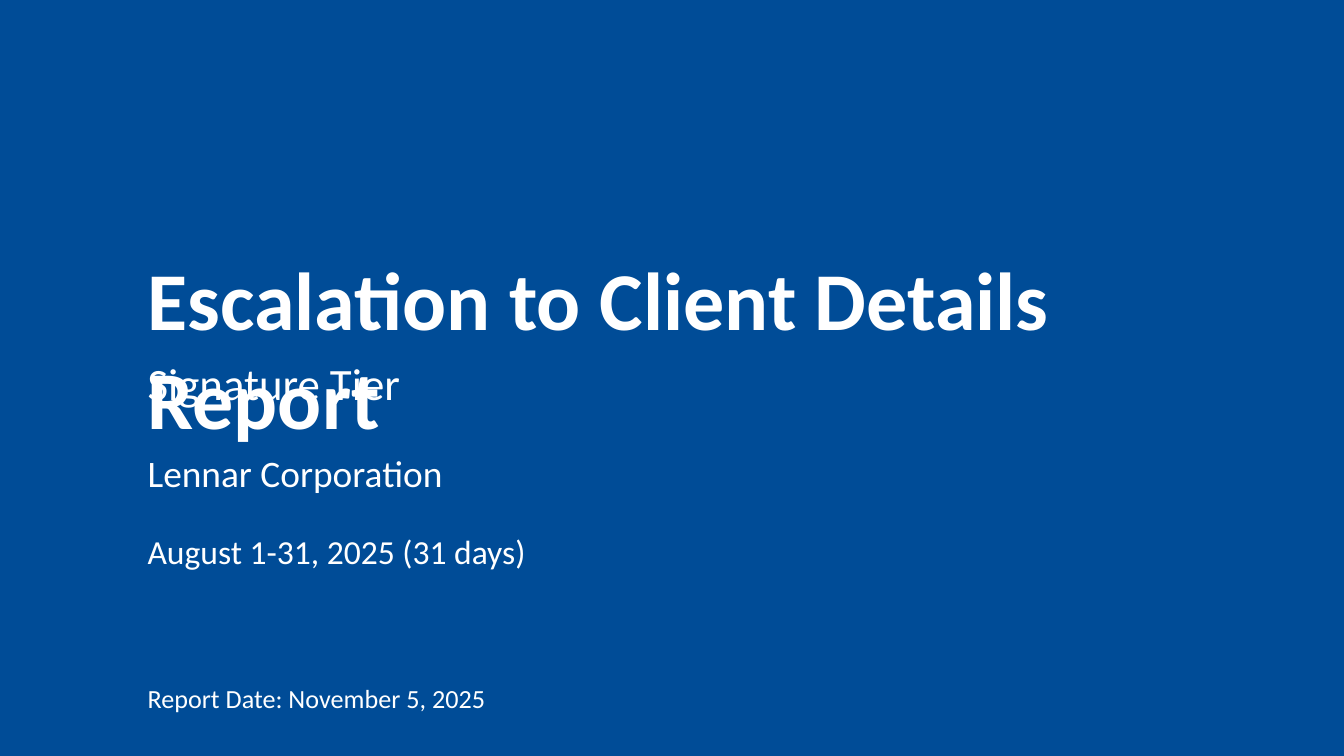
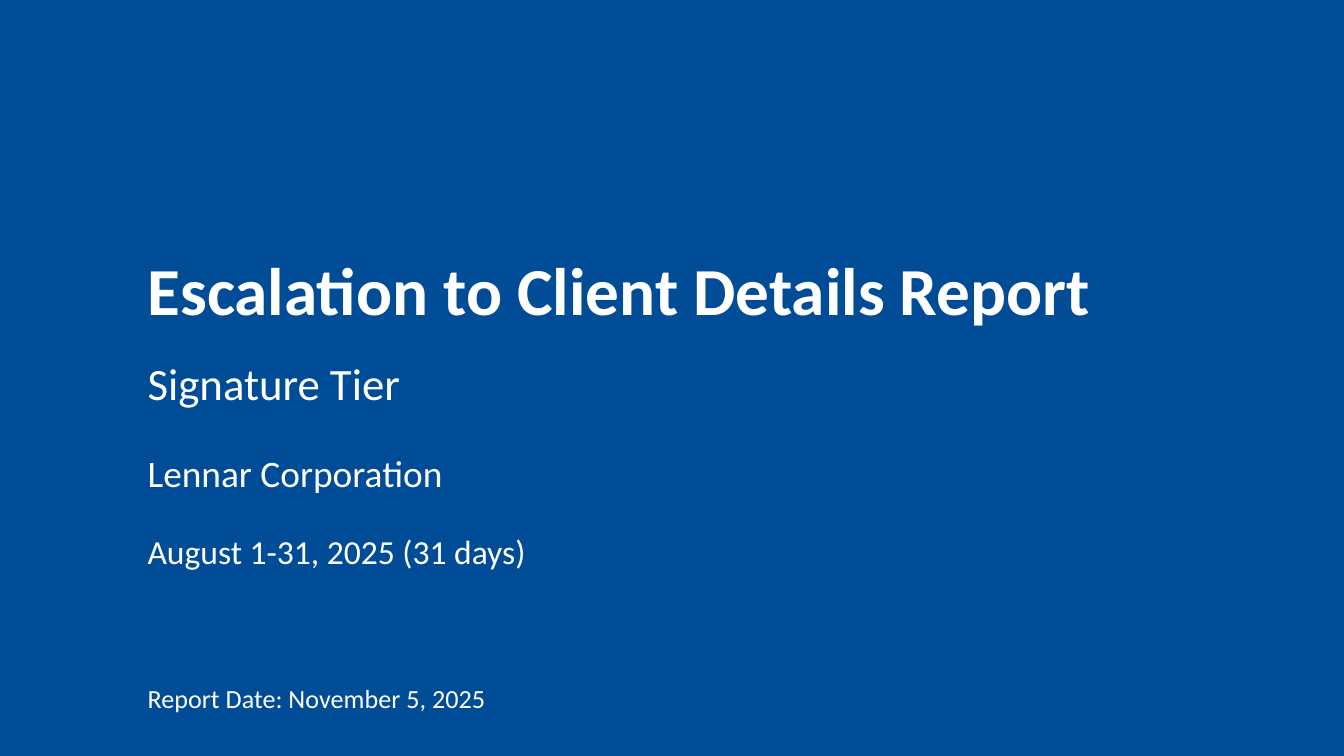
Before and after one commit to peregr956/Escalation-Details-Report, a slide deck: slide 1 of output/escalation_report_2025-12-19.pptx. Drawn at 1344x756 pixels with LibreOffice and Linux fonts; fonts in the diff are those of the drawing; background and template pictures are left out. Boxes give left, top, right and bottom in pixels: in the first picture for what was removed or moved away, otherwise in the second. Text is boxed around its words. In the diff, an @@ line names an element or a change of style, - is before the commit and + after.

```diff
--- a/output/escalation_report_2025-12-19.pptx
+++ b/output/escalation_report_2025-12-19.pptx
@@ text "Escalation to Client Details Report" at [148,267,1090,326]: size 44 to 36 pt @@
```
Also in this commit, not shown: 9 other slides changed, 9 other files.
